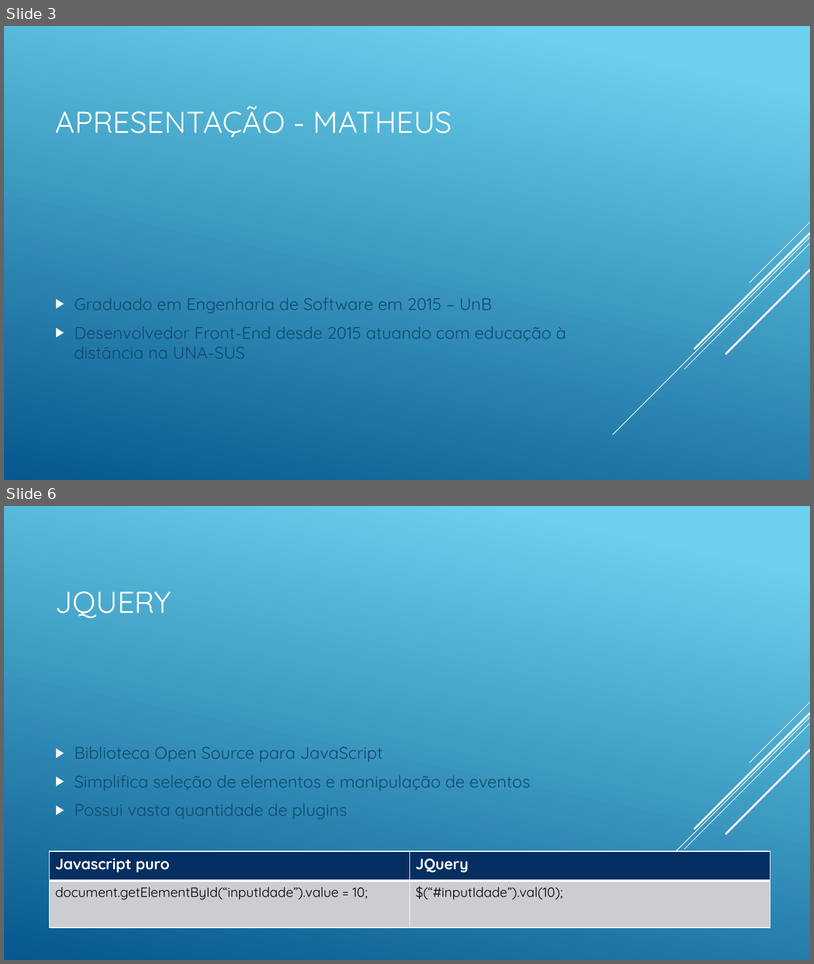
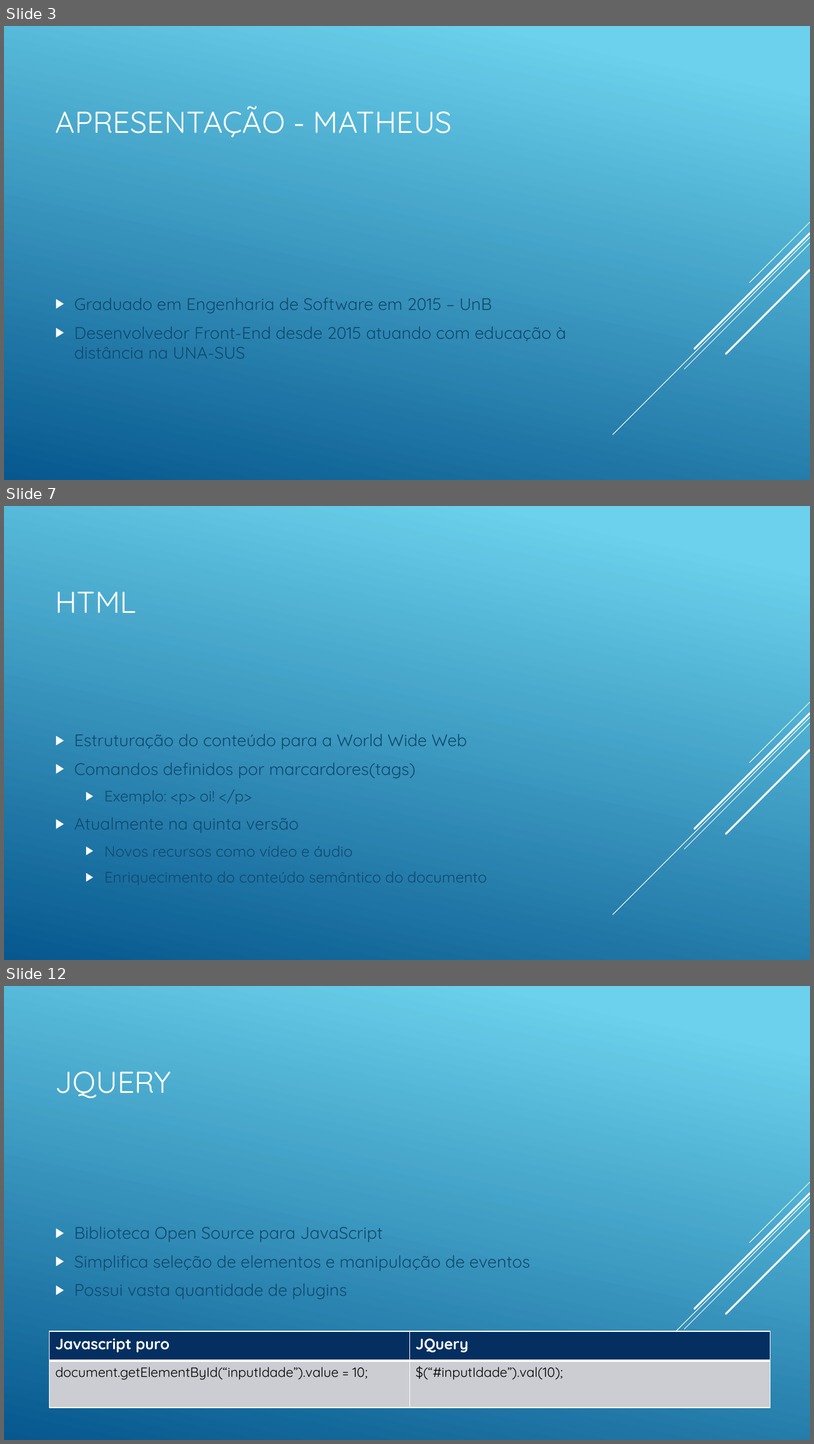
Before and after one commit to matheustristao/AulaFrontEnd, a slide deck: front-end.pptx. Shown one above the other, each under a label of ours: slides 3 and 6 before the commit, slides 3, 7 and 12 after it; the slides between them are not shown. The pictures are 814x964 and 814x1444 pixels, drawn with LibreOffice and Linux fonts; fonts in the diff are those of the drawing. Boxes give left, top, right and bottom in pixels: in the first picture for what was removed or moved away, otherwise in the second. Text is boxed around its words. In the diff, an @@ line names an element or a change of style, - is before the commit and + after.

Commit message:
Exemplo hello world

```diff
--- a/front-end.pptx
+++ b/front-end.pptx
@@ slide 7 added at (x1=4, y1=506, x2=810, y2=960), background gradient #6ED2EB to #06588E; not listed: 5 template elements that a slide beside it also shows @@
@@ title added at (x1=56, y1=591, x2=137, y2=613), 36 pt, text #FFFFFF @@
+HTML
@@ text added at (x1=74, y1=733, x2=487, y2=885), 20 pt, text #0F496F @@
+▶ Estruturação do conteúdo para a World Wide Web
+▶ Comandos definidos por marcardores(tags)
+  ▶ Exemplo: <p> oi! </p>
+▶ Atualmente na quinta versão
+  ▶ Novos recursos como vídeo e áudio
+  ▶ Enriquecimento do conteúdo semântico do documento
@@ what was slide 6 is now slide 12 @@
```
Also in this commit, not shown: 1 slide changed, 7 other slides added, 1 slide removed, 1 other file.
